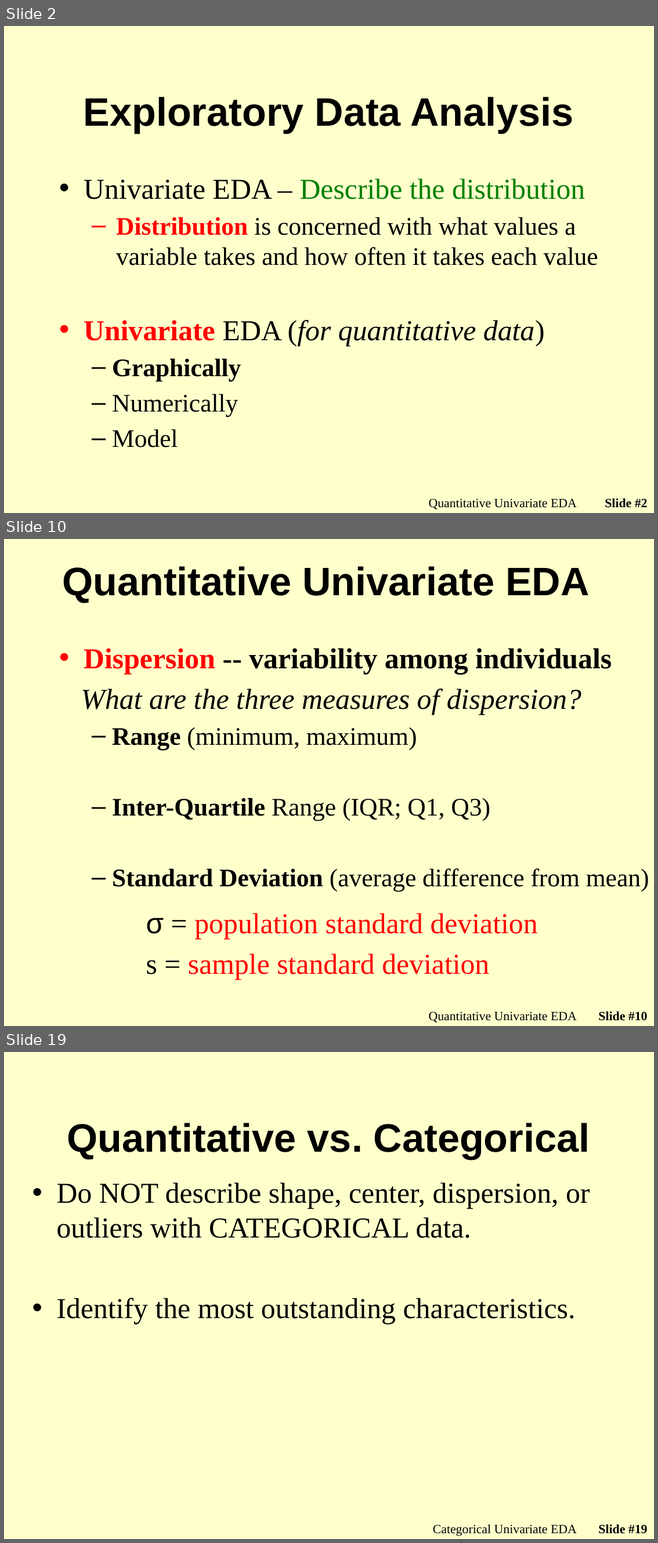
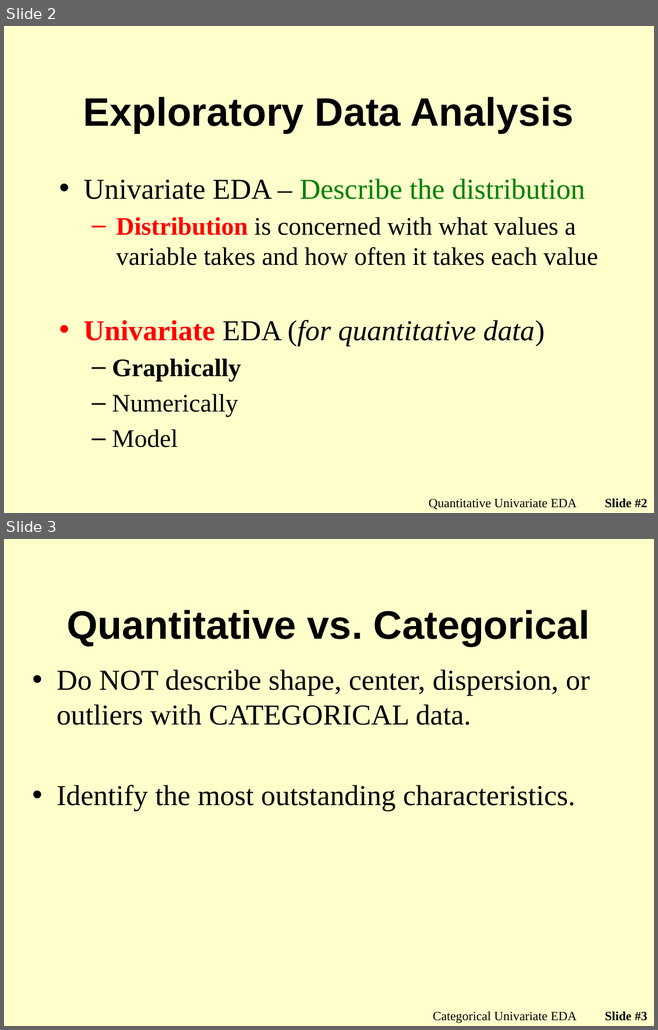
Before and after one commit to droglenc/NCMTH107, a slide deck: modules/UnivEDA_Categorical/PPT_old.pptx. Shown one above the other, each under a label of ours: slides 2, 10 and 19 before the commit, slides 2 and 3 after it; the slides between them are not shown. The pictures are 658x1543 and 658x1030 pixels, drawn with LibreOffice and Linux fonts; fonts in the diff are those of the drawing; background and template pictures are left out. Boxes give left, top, right and bottom in pixels: in the first picture for what was removed or moved away, otherwise in the second. Text is boxed around its words. In the diff, an @@ line names an element or a change of style, - is before the commit and + after.

```diff
--- a/modules/UnivEDA_Categorical/PPT_old.pptx
+++ b/modules/UnivEDA_Categorical/PPT_old.pptx
@@ slide 10 removed at <box>4,539,654,1026</box>, background picture (left out) @@
@@ title removed at <box>62,566,589,602</box> @@
-Quantitative Univariate EDA
@@ text removed at <box>81,648,649,892</box> @@
-• Dispersion -- variability among individuals
-What are the three measures of dispersion?
-  – Range (minimum, maximum)
-  – Inter-Quartile Range (IQR; Q1, Q3)
-  – Standard Deviation (average difference from mean)
@@ text removed at <box>146,913,538,980</box> @@
-σ = population standard deviation
-s = sample standard deviation
@@ text removed at <box>429,1012,576,1023</box> @@
-Quantitative Univariate EDA
@@ page number removed at <box>598,1012,647,1021</box> @@
-Slide #10
@@ what was slide 19 is now slide 3 @@
@@ page number at <box>604,1012,647,1021</box>: text changed @@
-Slide #19
+Slide #3
```
Also in this commit, not shown: 15 other slides removed, 35 other files.
